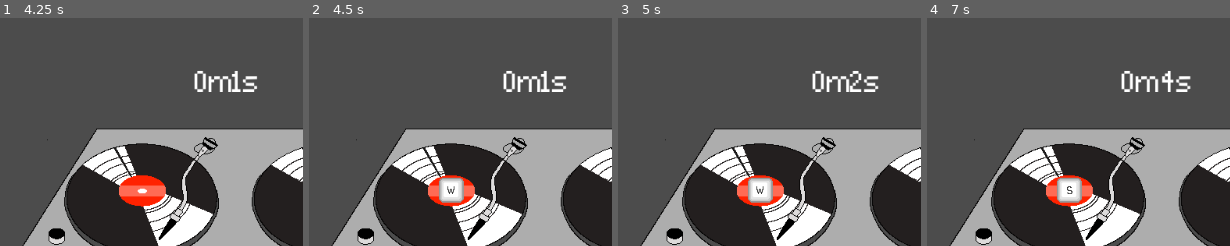
Above: before the commit, frames 1-4 (left to right).
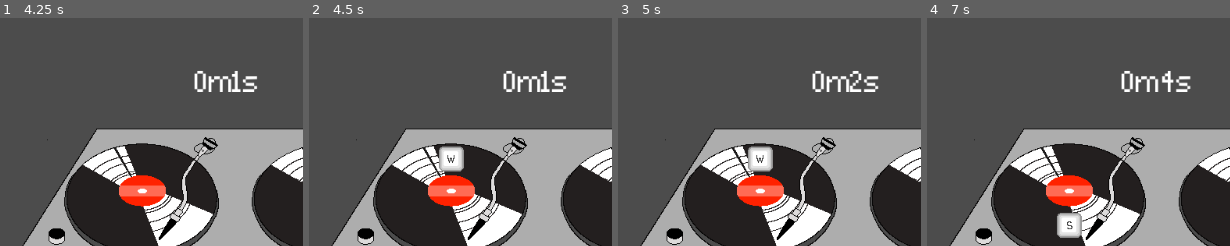
Above: after the commit, the same moments.

Repository: Sandvich/StrawberryJam3
Game: Godot game, scene res://game.tscn
The game is run twice, just before and just after one commit, with the same random seed, the same clock (stepped at 60 frames per second) and the same inputs.
Inputs:
- Up to frame 1 (4.25 s): tap Enter at 0.5, 2, 3.5 s; hold D (left_deck_right) 0.53-1.28 s; tap Space at 1.25, 2.75 s; hold S (left_deck_down) 1.28-2.03 s; hold D (left_deck_right) 2.03-2.78 s; hold W (left_deck_up) 2.78-3.53 s; hold S (left_deck_down) from 3.53 s (still down)
- Up to frame 2 (4.5 s): keep holding S (left_deck_down); tap Space at 4.25 s
- Up to frame 3 (5 s): keep holding S (left_deck_down)
- Up to frame 4 (7 s): release S (left_deck_down) at 5.78 s; hold D (left_deck_right) 5.78-6.53 s; hold W (left_deck_up) from 6.53 s (still down)
The pictures show only the part of the screen within x 0-50%, y 37-87%; the shares and areas given below are measured in that part.

Frame 1 is identical in both runs. In frame 2, 1.8% of the frame differs, in the area x 42-52%, y 56-82%; in frame 3, 1.8%; in frame 4, 1.7%.

Commit message:
Prompts now spawn on different sides of the record.

Diff:
--- a/src/code/Deck.gd
+++ b/src/code/Deck.gd
@@ -3,6 +3,7 @@
 var anim_file
 var valid_keys
 var promptClass
+var key_positions
 
 func _on_joy_connection_changed(device_id, connected):
 	if connected:
@@ -12,6 +13,7 @@
 			print("Switching to playstation mapping.")
 			anim_file = load("res://anim/ps.tres")
 		elif ("XInput" in name) or ("XBox" in name):
+			# Unfortunately, many devices declare themselves "XInput Device", instead of anything meaningful
 			print("Switching to xbox mapping.")
 			anim_file = load("res://anim/xbox.tres")
 		else:
@@ -22,20 +24,33 @@
 		anim_file = load("res://anim/keyboard.tres")
 
 func _ready():
+	# Set up input devices
 	Input.connect("joy_connection_changed", self, "_on_joy_connection_changed")
-
 	var devices = Input.get_connected_joypads()
 	if devices.size() > 0:
 		_on_joy_connection_changed(devices[0], true)
 	else:
 		_on_joy_connection_changed(null, false)
-	valid_keys = ["left_deck_left", "left_deck_right", "left_deck_up", "left_deck_down",
-				"right_deck_left", "right_deck_right", "right_deck_up", "right_deck_down"]
+
+	# Set up class variables
+	key_positions = {
+		"left_deck_left": Vector2(-185,-30),
+		"left_deck_right": Vector2(-65,-30),
+		"left_deck_up": Vector2(-125,-70),
+		"left_deck_down": Vector2(-125, 15),
+		"left_analog_rotate": Vector2(-125, -30),
+		"right_deck_left": Vector2(65, -30),
+		"right_deck_right": Vector2(175, -30),
+		"right_deck_up": Vector2(115, -70),
+		"right_deck_down": Vector2(115, 15),
+		"right_analog_rotate": Vector2(115, -30)
+	}
+	valid_keys = key_positions.keys()
 	promptClass = load("res://code/Prompt.gd")
 
 func prompt(key, timeout):
 	if key in valid_keys:
 		print("Spawn %s" % key)
-		add_child(promptClass.new(key, anim_file, timeout))
+		add_child(promptClass.new(key, key_positions[key], anim_file, timeout))
 	else:
 		print("%s is not a valid prompt!" % key)
--- a/src/code/Prompt.gd
+++ b/src/code/Prompt.gd
@@ -1,7 +1,7 @@
 extends AnimatedSprite
 
-var timer
 var key
+var key_position
 var file
 var time
 
@@ -14,19 +14,17 @@
 	get_node("../../Conductor").change_score(-5)
 	queue_free()
 
-func _init(keypress, animation_file, timeout):
+func _init(keypress, key_new_position, animation_file, timeout):
 	._init()
 	key = keypress
 	file = animation_file
 	time = timeout
+	key_position = key_new_position
 
 func _ready():
 	set("frames", file)
 	play(key)
-	if key.begins_with("left"):
-		translate(Vector2(-125,-30))
-	elif key.begins_with("right"):
-		translate(Vector2(115, -30))
+	translate(key_position)
 	var timeout = Timer.new()
 	add_child(timeout)
 	timeout.wait_time = time
